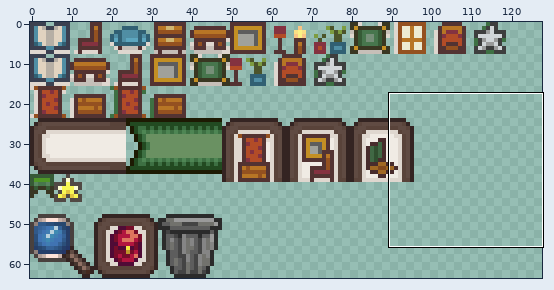
Two versions of one sprite sheet, assets/ui_vintage.png. The picture above shows the old version from afar; the outline marks the close-up.
Close-up. Before:
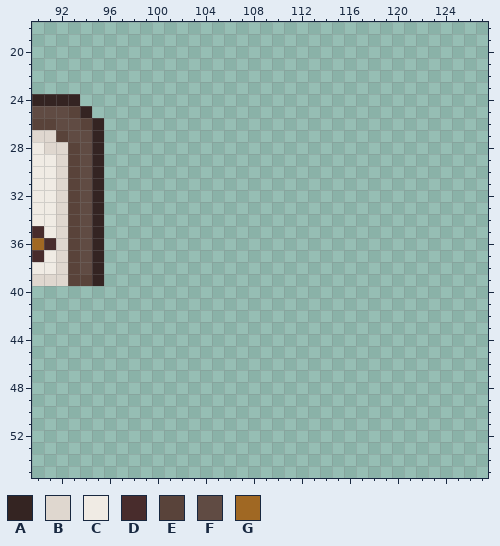
The file is 128x64 pixels. Colours within 5 levels of each other are drawn and written as one. Shown: x 90..127, y 18..55.
Palette (. is transparent): A #342422  B #dfd7cf  C #f0ebe4  D #482c2c  E #59433a  F #604b43  G #a06823
Pixels before, first column x 90:
24 AAAA..
25 FFFEA.
26 EEFFEA
27 BBEFFA
28 CBBEFA
29 CCBEFA
30 CCBEFA
31 CCBEFA
32 CCBEFA
33 CCBEFA
34 CCBEFA
35 DCBEFA
36 GDBEFA
37 DCBEFA
38 CCBEFA
39 BBBEEA
Now the later version:
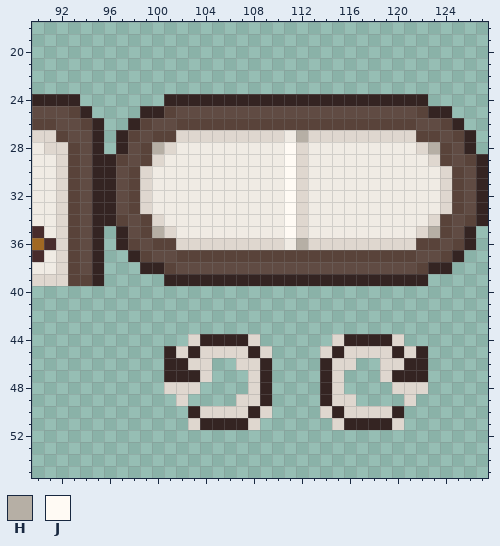
Colours new in this view: H #b6afa5  J #fffaf4
From old to new:
Changed rows in their new state; - is an unchanged pixel.
first column x 96:
24 -----AAAAAAAAAAAAAAAAAAAAAA-----
25 ---AAEFFFFFFFFFFFFFFFFFFFFEAA---
26 --AEFFEEEEEEEEEEEEEEEEEEEEFFEA--
27 -AEFEEBBBBBBBBBCHBBBBBBBBBEEFEA-
28 -AFEHBCCCCCCCCCJBCCCCCCCCCBHEFA-
29 AEFEBCCCCCCCCCCJBCCCCCCCCCCBEFEA
30 AFEBCCCCCCCCCCCJBCCCCCCCCCCCBEFA
31 AFEBCCCCCCCCCCCJBCCCCCCCCCCCBEFA
32 AFEBCCCCCCCCCCCJBCCCCCCCCCCCBEFA
33 AFEBCCCCCCCCCCCJBCCCCCCCCCCCBEFA
34 AEFEBCCCCCCCCCCJBCCCCCCCCCCBEFEA
35 -AFEHBCCCCCCCCCJBCCCCCCCCCBHEFA-
36 -AEFEEBBBBBBBBBCHBBBBBBBBBEEFEA-
37 --AEFFEEEEEEEEEEEEEEEEEEEEFFEA--
38 ---AAEFFFFFFFFFFFFFFFFFFFFEAA---
39 -----AAAAAAAAAAAAAAAAAAAAAA-----
first column x 101:
44 --BAAAAB------BAAAAB--
45 ABABBBBAB----BABBBBABA
46 AABB--BBA----ABB--BBAA
47 AAAB---BA----AB---BAAA
48 BBB----BA----AB----BBB
49 -B----BBA----ABB----B-
50 --ABBBBAB----BABBBBA--
51 --BAAAAB------BAAAAB--
Where, in picture pixels (left, top, right, bottom), the same in both close-ups:
added: (104, 94, 488, 430)
